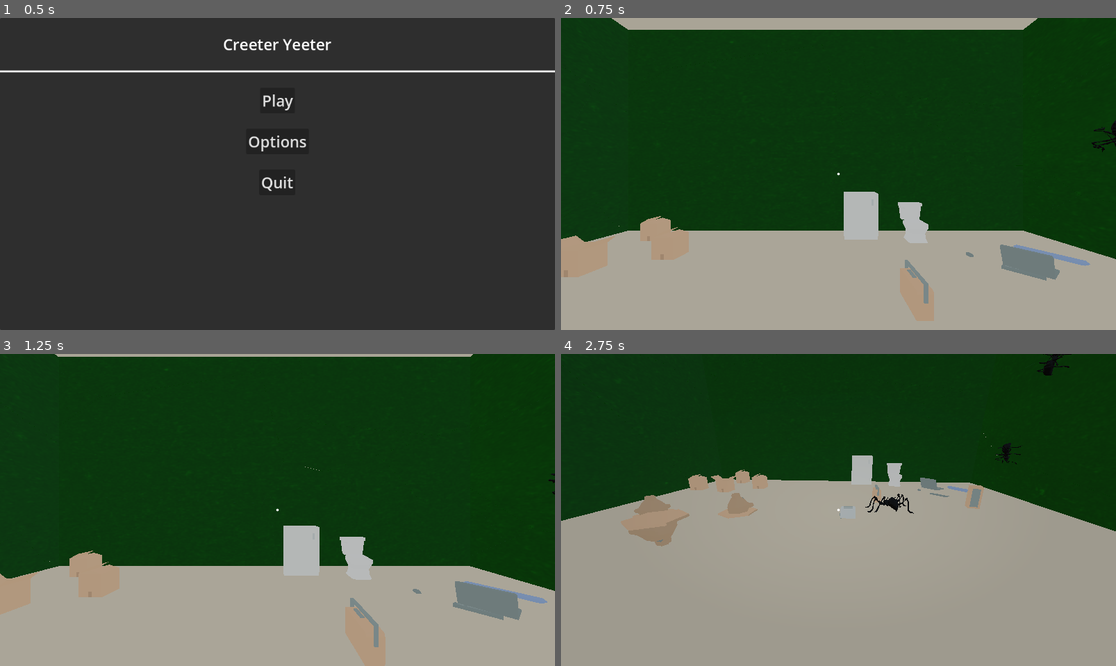
Above: before the commit, frames 1-4 (two rows, left to right).
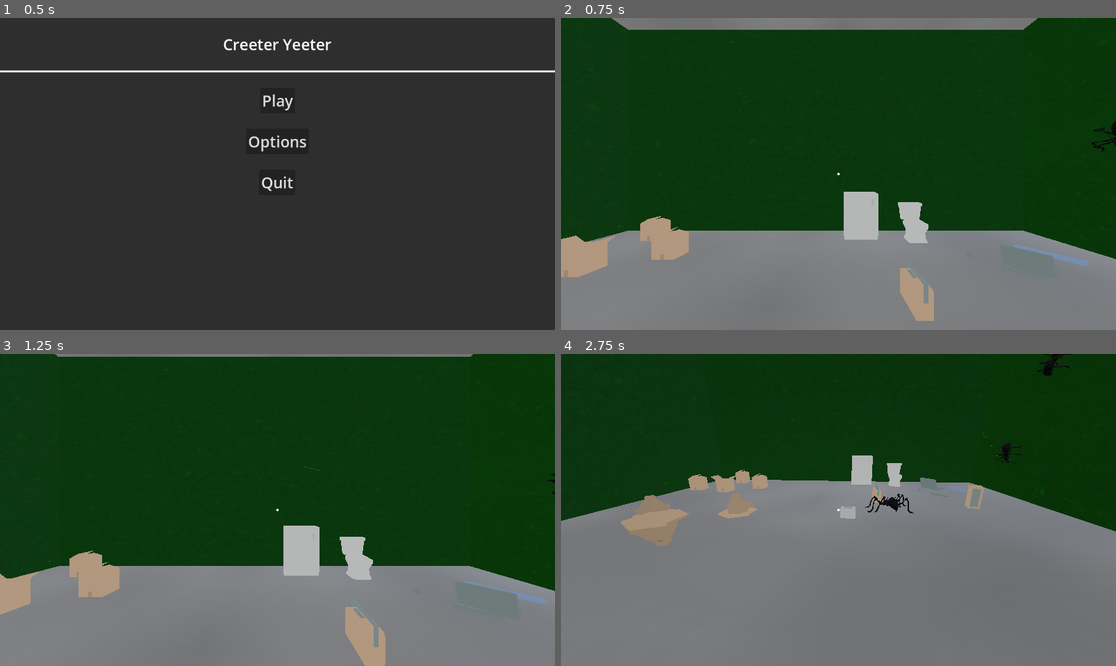
Above: after the commit, the same moments.

Repository: rcorre/wildjam84
Game: Godot game, scene res://menus/title/Title.tscn
Two runs of this game, one before a commit and one after it. Both use one fixed random seed, a clock stepped at 60 frames per second and the inputs below.
Inputs (mouse positions are in pixels of both pictures, inside the frame that each line leads up to):
- Up to frame 1 (0.5 s): no input
- Up to frame 2 (0.75 s): click "Play" at 0.5 s
- Up to frame 3 (1.25 s): no input
- Up to frame 4 (2.75 s): tap Enter at 1.25 s; move the mouse to (866, 510) at 1.27 s; hold Right mouse button (drop) 1.28-2.03 s; hold W (forward) from 1.28 s (still down); tap Space (jump) at 1.52, 2.27 s; move the mouse to (810, 510) at 2.02 s; click (810, 510) at 2.1 s

Frame 1 is identical in both runs. In frame 2, 30% of the frame differs, in the area x 0-100%, y 0-100%; in frame 3, 28%; in frame 4, 53%, in the area x 0-100%, y 25-100%.

Commit message:
Move grab point further.

Diff:
--- a/scenes/Main.tscn
+++ b/scenes/Main.tscn
@@ -1,6 +1,7 @@
-[gd_scene load_steps=11 format=3 uid="uid://ksrgiopp2i6f"]
+[gd_scene load_steps=12 format=3 uid="uid://ksrgiopp2i6f"]
 
 [ext_resource type="PackedScene" uid="uid://dt8d8bapujifn" path="res://scenes/Player.tscn" id="1_elqb8"]
+[ext_resource type="Texture2D" uid="uid://dpg7qd2lxrkoa" path="res://assets/models/walls/BreakableWall1_beige_wall_001_rough_1k.jpg" id="2_rarhs"]
 [ext_resource type="Script" uid="uid://v7r44van6ys4" path="res://scenes/Level/LevelController.gd" id="8_q8u5g"]
 [ext_resource type="PackedScene" uid="uid://cjm3fhg3ivebn" path="res://scenes/Level/Rooms/Room.tscn" id="9_lhr70"]
 
@@ -19,11 +20,14 @@
 ambient_light_energy = 0.3
 tonemap_mode = 2
 
-[sub_resource type="StandardMaterial3D" id="StandardMaterial3D_0bbpv"]
-albedo_color = Color(0.901822, 0.872633, 0.793984, 1)
+[sub_resource type="StandardMaterial3D" id="StandardMaterial3D_vcsgt"]
+resource_name = "Material"
+cull_mode = 2
+albedo_texture = ExtResource("2_rarhs")
+roughness = 0.5
 
 [sub_resource type="PlaneMesh" id="PlaneMesh_elqb8"]
-material = SubResource("StandardMaterial3D_0bbpv")
+material = SubResource("StandardMaterial3D_vcsgt")
 size = Vector2(100, 100)
 
 [sub_resource type="WorldBoundaryShape3D" id="WorldBoundaryShape3D_qnwvq"]
@@ -55,6 +59,7 @@
 transform = Transform3D(-1, 7.64274e-15, 8.74228e-08, 0, -1, 8.74228e-08, 8.74228e-08, 8.74228e-08, 1, 0, 0, 0)
 mesh = SubResource("PlaneMesh_elqb8")
 skeleton = NodePath("../..")
+metadata/_edit_lock_ = true
 
 [node name="CeilingShape" type="CollisionShape3D" parent="CeilingStatidBody3D"]
 shape = SubResource("WorldBoundaryShape3D_0bbpv")
--- a/scenes/Player.tscn
+++ b/scenes/Player.tscn
@@ -30,7 +30,7 @@
 debug_shape_custom_color = Color(0, 0, 0, 0)
 
 [node name="GrabPoint" type="Node3D" parent="Camera3D"]
-transform = Transform3D(-1, 0, -8.74228e-08, 0, 1, 0, 8.74228e-08, 0, -1, -1.57361e-07, 0, -1.8)
+transform = Transform3D(-1, 0, -8.74228e-08, 0, 1, 0, 8.74228e-08, 0, -1, -2.18557e-07, 0, -2.5)
 
 [node name="HUD" parent="." instance=ExtResource("2_v6fml")]
 
Not shown, added: assets/models/TitleScene.blend
